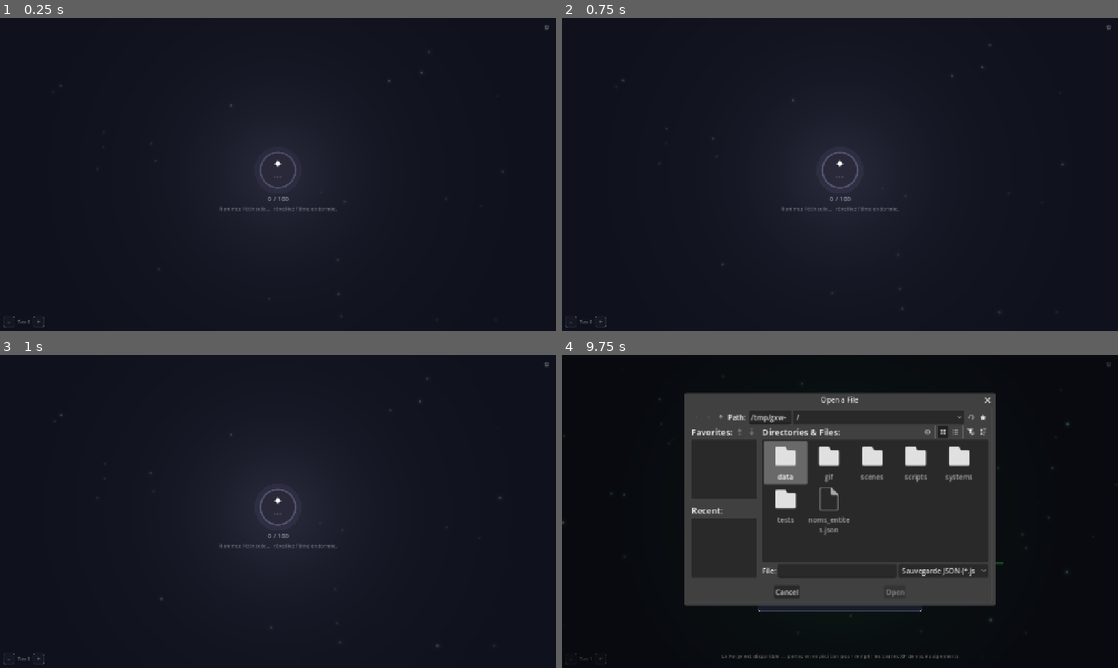
Above: before the commit, frames 1-4 (two rows, left to right).
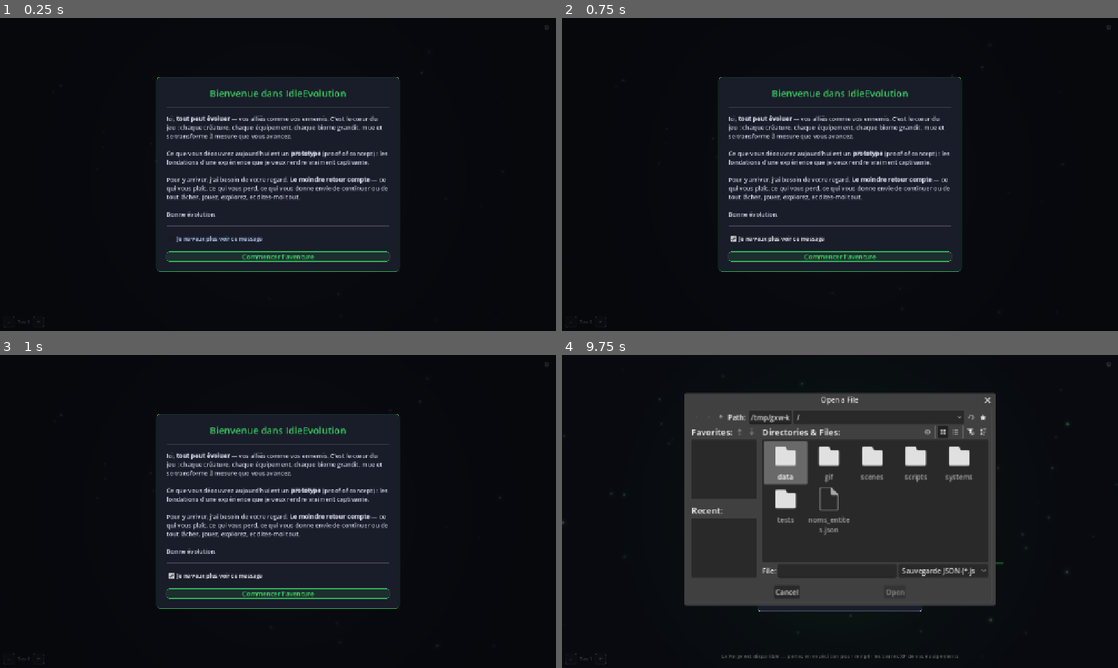
Above: after the commit, the same moments.

Repository: Rhend/Reliquary
Game: Godot game, scene res://scenes/village/village.tscn
Two runs of this game, one before a commit and one after it. Both use one fixed random seed, a clock stepped at 60 frames per second and the inputs below.
Inputs (mouse positions are in pixels of both pictures, inside the frame that each line leads up to):
- Up to frame 1 (0.25 s): no input
- Up to frame 2 (0.75 s): click (840, 240) at 0.5 s, where only the run after the commit has a clickable "Je ne veux plus voir ce messa…"
- Up to frame 3 (1 s): no input
- Up to frame 4 (9.75 s): click (840, 592) at 1.25 s, where only the run after the commit has a clickable "Commencer l'aventure"; click "⚙" at 2 s; click "−" at 2.75 s; click "+" at 3.5 s; click "⚙" at 4.25 s; click "✕" at 5 s; click "−" at 5.75 s; click "+" at 6.5 s; click "⚙" at 7.25 s; click (906, 505) at 8.02 s; click "📤 Export" at 8.75 s; click "📥 Import" at 9.5 s

The runs differ from the first frame. In frame 1, 4.6% of the frame differs, in the area x 0-99%, y 2-99%; in frame 2, 4.6%; in frame 3, 4.6%; in frame 4, less than 0.1%.

Commit message:
feat(ux): message d'accueil au lancement (PoC + appel aux retours)
WelcomeOverlay modal affiche au demarrage la promesse du jeu (tout evolue,
allies comme ennemis), precise que c'est un prototype et sollicite les
retours du joueur. Case « ne plus voir » persistee dans GameSettings
(welcome_dismissed, fichier settings.json, survit aux resets de save) :
cochee + validee -> ne reapparait plus ; sinon reaffiche a chaque connexion.

- Clic hors carte ne ferme pas (lecture obligatoire) ; seul le bouton valide.
- Echap neutralise tant que l'accueil est ouvert.
- Corps en RichTextLabel (gras BBCode), FR + EN via Translations.
- Mode "welcome" ajoute a ScreenshotTool pour la verif visuelle.

Co-Authored-By: Claude Opus 4.8 <noreply@anthropic.com>

Diff:
--- a/scenes/village/Village.gd
+++ b/scenes/village/Village.gd
@@ -108,6 +108,11 @@
 	EventBus.adventure_cycle_ended.connect(func(_s): _update_badges())
 	EventBus.adventure_stopped.connect(_update_badges)
 	GameSettings.language_changed.connect(_on_language_changed)
+
+	# Message d'accueil : au-dessus de tout, avant toute interaction. Réaffiché
+	# à chaque démarrage tant que le joueur n'a pas coché « ne plus voir ».
+	if not GameSettings.welcome_dismissed:
+		add_child(WelcomeOverlay.new())
 
 # Échap ouvre/ferme le panneau Paramètres (les popups modaux — FileDialog —
 # consomment Échap avant nous, donc pas de conflit).
--- /dev/null
+++ b/scenes/village/widgets/WelcomeOverlay.gd
@@ -0,0 +1,132 @@
+# ============================================================
+# WelcomeOverlay — Message d'accueil modal au démarrage.
+#
+# Présente le jeu (tout évolue, alliés comme ennemis), précise qu'il
+# s'agit d'un prototype (PoC) et sollicite les retours du joueur.
+#
+# Affiché par Village au lancement tant que GameSettings.welcome_dismissed
+# est false. Contrairement au SettingsOverlay, un clic hors de la carte ne
+# ferme PAS l'overlay : seul le bouton « Commencer » valide la lecture.
+# Si la case « ne plus voir » est cochée à la validation, l'overlay ne
+# réapparaîtra plus aux démarrages suivants.
+#
+# Usage (Village) :
+#   add_child(WelcomeOverlay.new())
+# ============================================================
+class_name WelcomeOverlay
+extends ColorRect
+
+var _dont_show := false   # survit aux reconstructions (changement de langue)
+
+func _ready() -> void:
+	color        = Color(0.0, 0.0, 0.0, 0.55)
+	mouse_filter = Control.MOUSE_FILTER_STOP   # bloque toute interaction avec le hub
+	set_anchors_and_offsets_preset(PRESET_FULL_RECT)
+	GameSettings.language_changed.connect(_on_language_changed)
+	_build()
+
+# Échap est neutralisé tant que l'accueil est ouvert : on force le clic sur
+# « Commencer » (sinon Village ouvrirait le panneau Paramètres derrière).
+func _unhandled_key_input(event: InputEvent) -> void:
+	if event is InputEventKey and (event as InputEventKey).pressed \
+			and (event as InputEventKey).keycode == KEY_ESCAPE:
+		get_viewport().set_input_as_handled()
+
+func _on_language_changed(_lang: String) -> void:
+	UIHelpers.clear_children(self)
+	_build()
+
+# ─── Construction ─────────────────────────────────────────────
+
+func _build() -> void:
+	var center := CenterContainer.new()
+	center.set_anchors_and_offsets_preset(PRESET_FULL_RECT)
+	center.mouse_filter = Control.MOUSE_FILTER_PASS
+	add_child(center)
+
+	# Carte opaque : la lecture ne doit pas être parasitée par le hub derrière.
+	var card := PanelContainer.new()
+	card.custom_minimum_size = Vector2(560, 0)
+	var style := StyleBoxFlat.new()
+	style.bg_color     = UIColors.BG_CARD
+	style.border_color = Color(UIColors.TIER_PEU_COMMUN, 0.45)
+	style.set_border_width_all(1)
+	style.set_corner_radius_all(8)
+	card.add_theme_stylebox_override("panel", style)
+	card.mouse_filter = Control.MOUSE_FILTER_STOP
+	center.add_child(card)
+
+	var mg := UIHelpers.margin_of(22)
+	card.add_child(mg)
+
+	var vb := VBoxContainer.new()
+	vb.add_theme_constant_override("separation", 16)
+	mg.add_child(vb)
+
+	# ── Titre ─────────────────────────────────────────────────
+	var title_lbl := Label.new()
+	title_lbl.text = Translations.T("welcome.title")
+	title_lbl.horizontal_alignment = HORIZONTAL_ALIGNMENT_CENTER
+	title_lbl.add_theme_font_size_override("font_size", 22)
+	title_lbl.add_theme_color_override("font_color", UIColors.TIER_PEU_COMMUN)
+	vb.add_child(title_lbl)
+
+	vb.add_child(_sep())
+
+	# ── Corps (RichTextLabel pour le gras [b]…[/b]) ───────────
+	var body := RichTextLabel.new()
+	body.bbcode_enabled         = true
+	body.fit_content            = true
+	body.scroll_active          = false
+	body.autowrap_mode          = TextServer.AUTOWRAP_WORD_SMART
+	body.size_flags_horizontal  = Control.SIZE_EXPAND_FILL
+	body.custom_minimum_size    = Vector2(0, 0)
+	body.add_theme_font_size_override("normal_font_size", 14)
+	body.add_theme_font_size_override("bold_font_size", 14)
+	body.add_theme_color_override("default_color", UIColors.TOOLTIP_BODY)
+	body.text = Translations.T("welcome.body")
+	vb.add_child(body)
+
+	vb.add_child(_sep())
+
+	# ── Case « ne plus voir » ─────────────────────────────────
+	var check := CheckBox.new()
+	check.text            = Translations.T("welcome.dont_show")
+	check.button_pressed  = _dont_show
+	check.focus_mode      = Control.FOCUS_NONE
+	check.mouse_default_cursor_shape = Control.CURSOR_POINTING_HAND
+	check.add_theme_font_size_override("font_size", 13)
+	check.add_theme_color_override("font_color", UIColors.TEXT_HEADER)
+	check.toggled.connect(func(v: bool) -> void: _dont_show = v)
+	vb.add_child(check)
+
+	# ── Bouton de validation ──────────────────────────────────
+	var start_btn := Button.new()
+	start_btn.text = Translations.T("welcome.start")
+	start_btn.size_flags_horizontal = Control.SIZE_EXPAND_FILL
+	start_btn.focus_mode = Control.FOCUS_NONE
+	start_btn.mouse_default_cursor_shape = Control.CURSOR_POINTING_HAND
+	start_btn.add_theme_font_size_override("font_size", 15)
+	start_btn.add_theme_color_override("font_color", UIColors.TIER_PEU_COMMUN)
+	start_btn.add_theme_stylebox_override("normal",
+			UIHelpers.card_style(UIColors.TIER_PEU_COMMUN, 0.10, 0.45, 1, 6))
+	start_btn.add_theme_stylebox_override("hover",
+			UIHelpers.card_style(UIColors.TIER_PEU_COMMUN, 0.22, 0.85, 1, 6))
+	start_btn.add_theme_stylebox_override("pressed",
+			UIHelpers.card_style(UIColors.TIER_PEU_COMMUN, 0.30, 1.00, 1, 6))
+	start_btn.pressed.connect(_validate)
+	vb.add_child(start_btn)
+
+func _validate() -> void:
+	if _dont_show:
+		GameSettings.set_welcome_dismissed(true)
+	queue_free()
+
+# ─── Fabriques ────────────────────────────────────────────────
+
+func _sep() -> ColorRect:
+	var sep := ColorRect.new()
+	sep.custom_minimum_size   = Vector2(0, 1)
+	sep.color                 = Color(1.0, 1.0, 1.0, 0.15)
+	sep.size_flags_horizontal = Control.SIZE_EXPAND_FILL
+	return sep
--- a/scripts/autoloads/GameSettings.gd
+++ b/scripts/autoloads/GameSettings.gd
@@ -17,6 +17,9 @@
 var volume_music:   float  = 1.0   # 0.0–1.0
 var volume_sfx:     float  = 1.0   # 0.0–1.0
 var language:       String = "fr"  # "fr" ou "en"
+# Message d'accueil (WelcomeOverlay) : tant que false, il s'affiche à chaque
+# démarrage. Coché « ne plus voir » → passe à true et ne réapparaît plus.
+var welcome_dismissed: bool = false
 
 func _ready() -> void:
 	_ensure_audio_buses()
@@ -43,6 +46,10 @@
 func set_volume_sfx(value: float) -> void:
 	volume_sfx = clampf(value, 0.0, 1.0)
 	_apply_volume_sfx(volume_sfx)
+	_save()
+
+func set_welcome_dismissed(value: bool) -> void:
+	welcome_dismissed = value
 	_save()
 
 func set_language(lang: String) -> void:
@@ -91,6 +98,7 @@
 		"volume_music":  volume_music,
 		"volume_sfx":    volume_sfx,
 		"language":      language,
+		"welcome_dismissed": welcome_dismissed,
 	}, "\t"))
 	file.close()
 
@@ -108,4 +116,5 @@
 		volume_music  = float(data.get("volume_music",  1.0))
 		volume_sfx    = float(data.get("volume_sfx",    1.0))
 		language      = str(data.get("language",        "fr"))
+		welcome_dismissed = bool(data.get("welcome_dismissed", false))
 	file.close()
--- a/scripts/autoloads/Translations.gd
+++ b/scripts/autoloads/Translations.gd
@@ -254,6 +254,12 @@
 		"settings.lang.en":       "English",
 		"settings.quit":          "⏻  Sauvegarder et quitter",
 
+		# ── Message d'accueil (WelcomeOverlay) ────────────────
+		"welcome.title": "Bienvenue dans IdleEvolution",
+		"welcome.body": "Ici, [b]tout peut évoluer[/b] — vos alliés comme vos ennemis. C'est le cœur du jeu : chaque créature, chaque équipement, chaque biome grandit, mue et se transforme à mesure que vous avancez.\n\nCe que vous découvrez aujourd'hui est un [b]prototype[/b] (proof of concept) : les fondations d'une expérience que je veux rendre vraiment captivante.\n\nPour y arriver, j'ai besoin de votre regard. [b]Le moindre retour compte[/b] — ce qui vous plaît, ce qui vous perd, ce qui vous donne envie de continuer ou de tout lâcher. Jouez, explorez, et dites-moi tout.\n\nBonne évolution.",
+		"welcome.dont_show": "Je ne veux plus voir ce message",
+		"welcome.start": "Commencer l'aventure",
+
 		# ── Général ──────────────────────────────────────────
 		"nav.back":               "← Village",
 		"nav.back_tt":            "Revenir au hub principal.",
@@ -504,6 +510,12 @@
 		"settings.lang.en":       "English",
 		"settings.quit":          "⏻  Save and quit",
 
+		# ── Message d'accueil (WelcomeOverlay) ────────────────
+		"welcome.title": "Welcome to IdleEvolution",
+		"welcome.body": "Here, [b]everything can evolve[/b] — your allies as much as your enemies. That's the heart of the game: every creature, every piece of gear, every biome grows, morphs and transforms as you progress.\n\nWhat you're discovering today is a [b]prototype[/b] (proof of concept): the foundations of an experience I want to make truly captivating.\n\nTo get there, I need your eyes on it. [b]Every bit of feedback matters[/b] — what you enjoy, what loses you, what makes you want to keep going or quit. Play, explore, and tell me everything.\n\nHappy evolving.",
+		"welcome.dont_show": "Don't show this message again",
+		"welcome.start": "Begin the adventure",
+
 		# ── Général ──────────────────────────────────────────
 		"nav.back":               "← Village",
 		"nav.back_tt":            "Return to the hub.",
--- a/tests/ScreenshotTool.gd
+++ b/tests/ScreenshotTool.gd
@@ -29,6 +29,7 @@
 	if mode == "":
 		mode = "summary"
 	match mode:
+		"welcome":   await _shoot_welcome()
 		"village":   await _shoot_village()
 		"evolution": await _shoot_evolution()
 		"hero":      await _shoot_hero_panel()
@@ -61,6 +62,13 @@
 	_capture("res://tests/_shot_summary_mid.png")
 	await get_tree().create_timer(7.0).timeout
 	_capture("res://tests/_shot_summary_end.png")
+
+# ── Capture du message d'accueil (WelcomeOverlay) ───────────
+func _shoot_welcome() -> void:
+	var village: Node = (load("res://scenes/village/village.tscn") as PackedScene).instantiate()
+	_vp.add_child(village)
+	await get_tree().create_timer(0.8).timeout
+	_capture("res://tests/_shot_welcome.png")
 
 # ── Capture du village avec pastilles de notification ───────
 func _shoot_village() -> void:
Not shown, added: scenes/village/widgets/WelcomeOverlay.gd.uid
